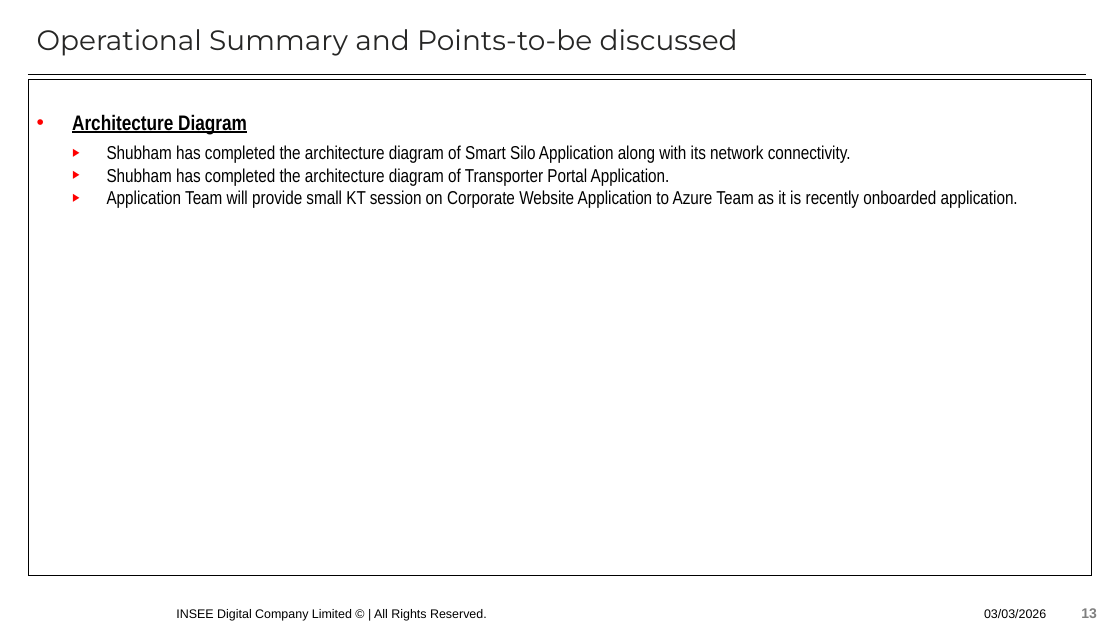
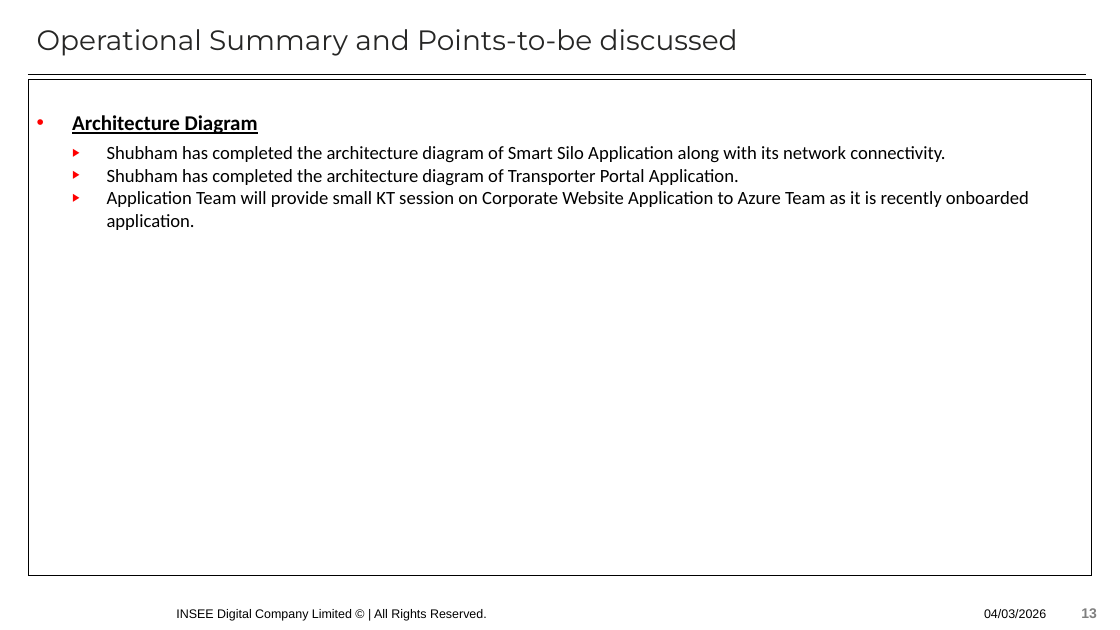
Before and after one commit to Ashu-tosh-Padhi/AshutoshPortfolio, a slide deck: slide 13 of OMEGA Azure(PaaS&SaaS) Module Meeting_03 Mar'26.pptx. Drawn at 1120x630 pixels with LibreOffice and Linux fonts; fonts in the diff are those of the drawing; background and template pictures are left out. Boxes give left, top, right and bottom in pixels: in the first picture for what was removed or moved away, otherwise in the second. Text is boxed around its words. In the diff, an @@ line names an element or a change of style, - is before the commit and + after.

```diff
--- a/OMEGA Azure(PaaS&SaaS) Module Meeting_03 Mar'26.pptx
+++ b/OMEGA Azure(PaaS&SaaS) Module Meeting_03 Mar'26.pptx
@@ text "Architecture Diagram" at <box>29,79,1092,576</box>: font Arial Narrow to Calibri @@
@@ text at <box>984,609,1046,618</box>: text changed @@
-03/03/2026
+04/03/2026
```
Also in this commit, not shown: 13 other slides changed.
